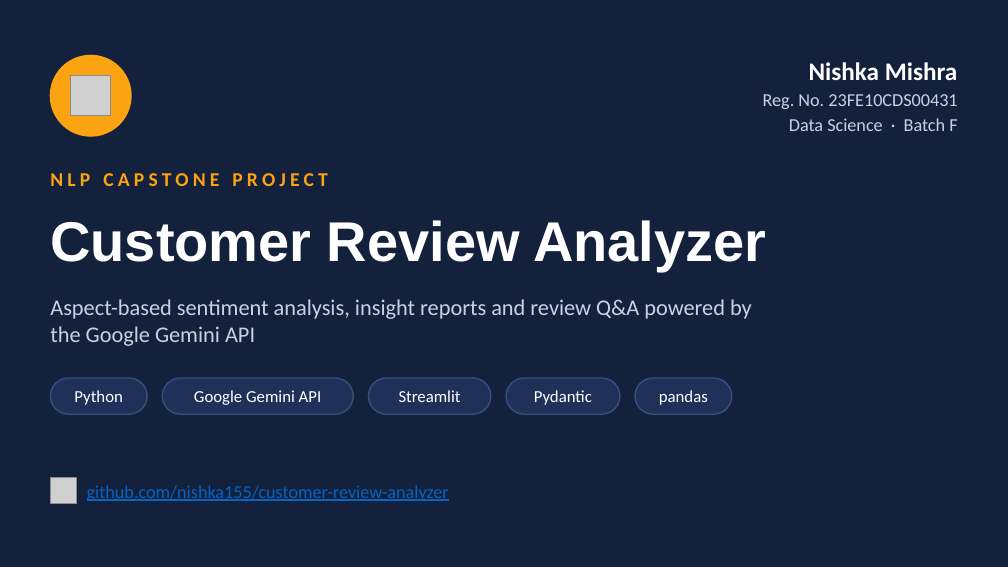
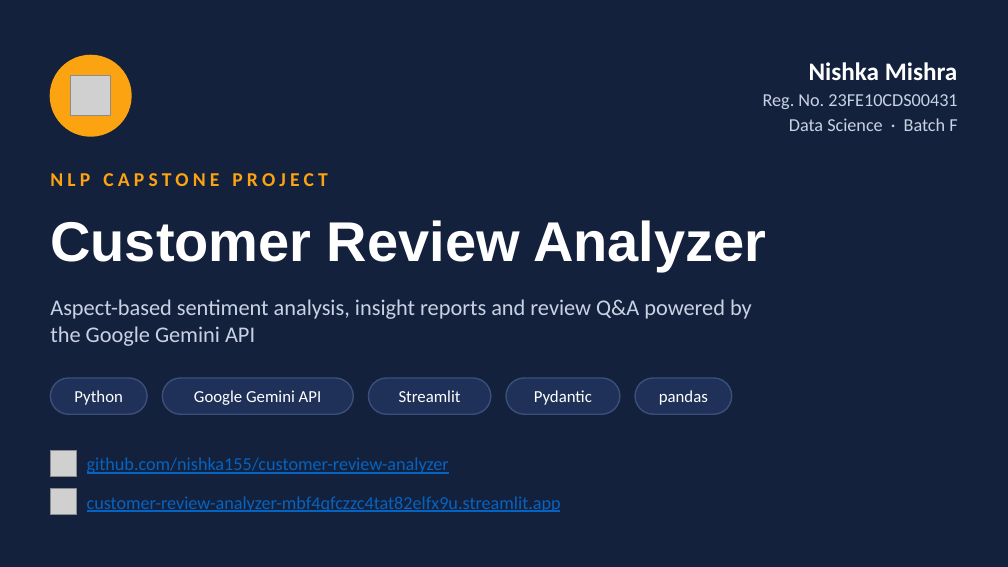
Before and after one commit to nishka155/customer-review-analyzer, a slide deck: slide 1 of presentation/Customer_Review_Analyzer.pptx. Drawn at 1008x567 pixels with LibreOffice and Linux fonts; fonts in the diff are those of the drawing; grey boxes stand for pictures. Boxes give left, top, right and bottom in pixels: in the first picture for what was removed or moved away, otherwise in the second. Text is boxed around its words. In the diff, an @@ line names an element or a change of style, - is before the commit and + after.

```diff
--- a/presentation/Customer_Review_Analyzer.pptx
+++ b/presentation/Customer_Review_Analyzer.pptx
@@ text "github.com/nishka155/customer-review-analyzer": place and size @@
-text "github.com/nishka155/customer-review-analyzer" at (87,485,449,501)
+text "github.com/nishka155/customer-review-analyzer" at (87,457,449,474)
@@ picture: place and size @@
-picture at (50,478,77,504)
+picture at (50,451,77,477)
@@ picture added at (50,489,77,515) @@
@@ text added at (87,496,561,512), 13 pt, text #0563C1, underline @@
+customer-review-analyzer-mbf4qfczzc4tat82elfx9u.streamlit.app
```
Also in this commit, not shown: 1 other slide changed, 1 other file.
